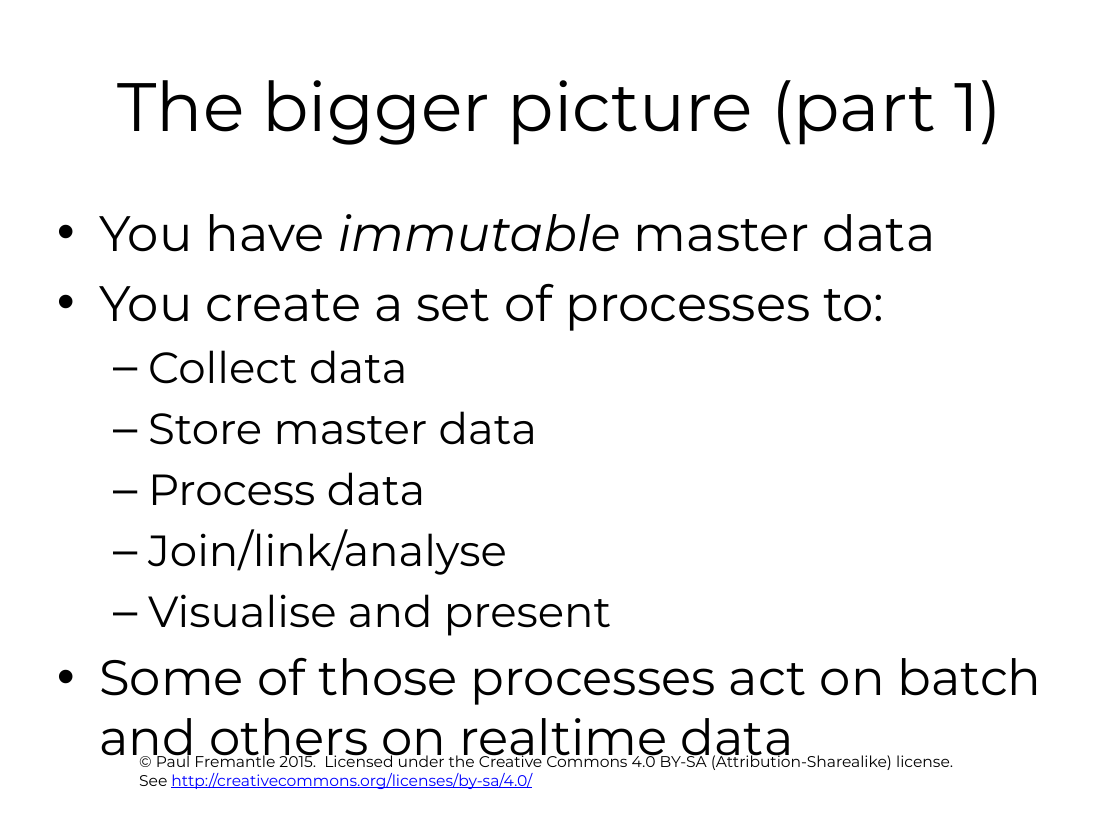
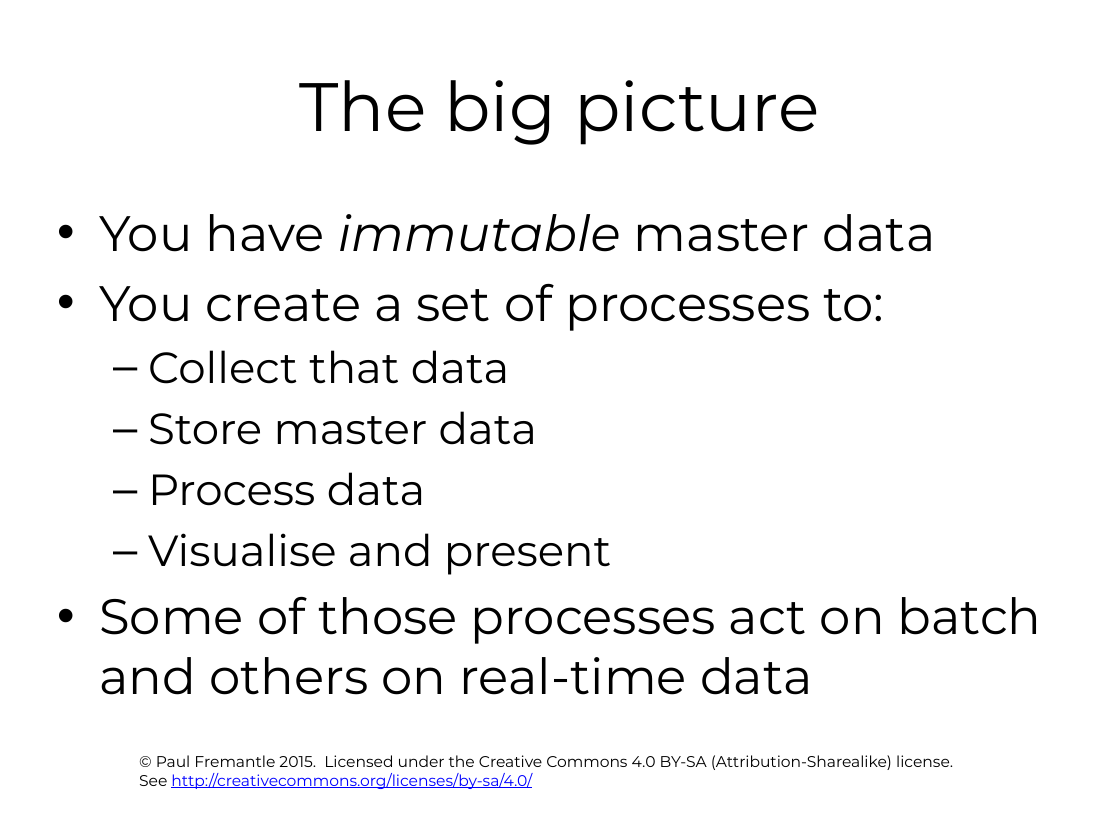
Before and after one commit to pzfreo/ox-clo, a slide deck: slide 4 of pres-source/12-big-data-recap.pptx (slide 3 before the commit). Drawn at 1120x840 pixels with LibreOffice and Linux fonts; fonts in the diff are those of the drawing; background and template pictures are left out. Boxes give left, top, right and bottom in pixels: in the first picture for what was removed or moved away, otherwise in the second. Text is boxed around its words. In the diff, an @@ line names an element or a change of style, - is before the commit and + after.

Commit message:
updates

```diff
--- a/pres-source/12-big-data-recap.pptx
+++ b/pres-source/12-big-data-recap.pptx
@@ title at (300,80,819,145): text changed @@
-The bigger picture (part 1)
+The big picture
@@ text at (148,350,510,384): text changed @@
-  – Collect data
+  – Collect that data
@@ text at (148,529,507,575): paragraph removed @@
-  – Join/link/analyse
@@ text at (99,596,1042,695): text changed @@
-• Some of those processes act on batch and others on realtime data
+• Some of those processes act on batch and others on real-time data
```
Also in this commit, not shown: 6 other slides changed, 14 slides added, 8 slides removed.
